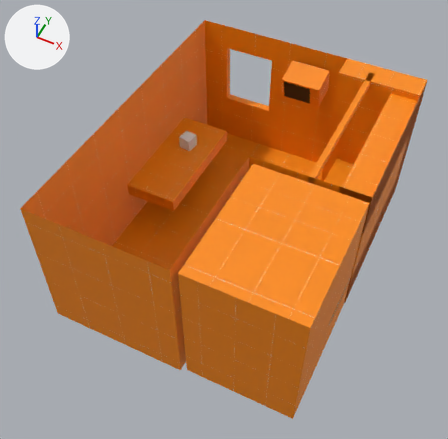
An edit to the Blender file assets/scenes/room/model/room.blend, drawn before and after from the same camera.
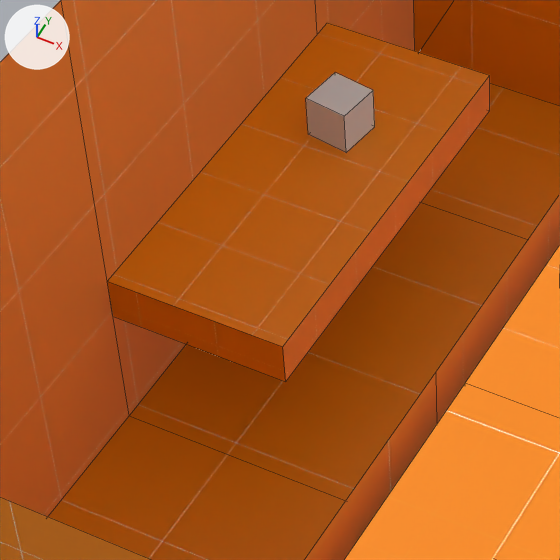
Each version is shown whole from a camera (50 mm lens) standing at (11.56, -26.67, 37.5) and looking at (-1.87, 0.19, 3.91), then close up on the part from 22% to 55% of the width and 25% to 59% of the height. Every picture has the same lights, and +X, +Y and +Z are marked at upper left. The close-ups show mesh edges as thin lines.

The scene before the commit, as lines of its bpy script (objects in view):
```python
me_cube_006 = bpy.data.meshes.new('Cube.006')
me_cube_006.from_pydata(...)  # a box spanning x -1.0..1.0, y -1.0..1.0, z -1.0..1.0
me_plane = bpy.data.meshes.new('Plane')
me_plane.from_pydata(...)  # 31 vertices, 20 faces; spans x -10.0..8.0, y -10.0..13.6, z 0.0..11.0
me_plane.materials.append(mat_dev)  # picture img_texture_02_png
me_plane_001 = bpy.data.meshes.new('Plane.001')
me_plane_001.from_pydata(...)  # 35 vertices, 27 faces; spans x 0.0..8.0, y -10.0..0.0, z 0.0..11.0
# faces by material slot: [3, 24]
me_plane_001.materials.append(mat_checker)
me_plane_001.materials.append(mat_dev)  # picture img_texture_02_png
ob_cube = bpy.data.objects.new('Cube', me_cube_006)
ob_cube.location = (-8.0, 6.0, 4.5)
ob_cube.rotation_euler = (0.0, 0.0, 1.42)  # degrees (0, 0, 81)
ob_cube.scale = (0.5, 0.5, 0.5)
ob_room_col = bpy.data.objects.new('Room-col', me_plane_001)
ob_room_col.location = (0.0, 0.0, 0.0)
ob_room_col_001 = bpy.data.objects.new('Room-col.001', me_plane)
ob_room_col_001.location = (0.0, 0.0, 0.0)
# also in view: 'Desk-col' at (-8.0, 4.5, 3.5)
```
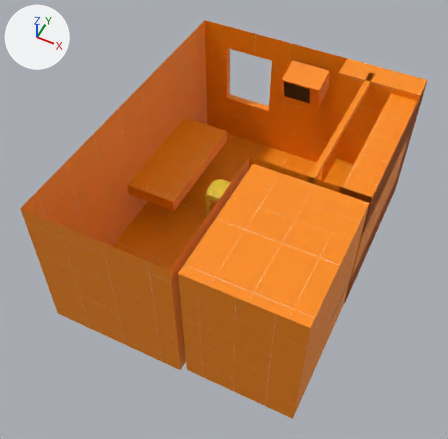
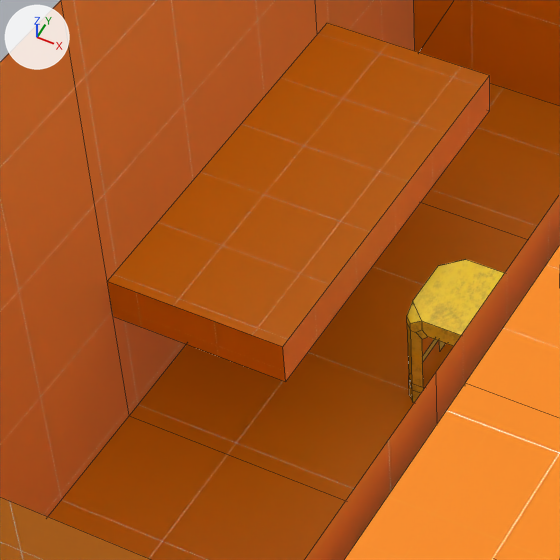
What differs and where, as boxes [x1, y1, x2, y2] in the close-ups (560 x 560 px):
'Plane.001', added (yellow)
    after: [407, 259, 504, 403]
'Cube', deleted
    before: [306, 73, 375, 153]

The change, as a list of edits to the scene's bpy script:
```text
Add img_plastic_yellow_png:
    img_plastic_yellow_png = load_image('plastic_yellow.png', '../../stool/plastic_yellow.png', 444, 342, 'sRGB')
Add mat_material_001:
    mat_material_001 = principled_material('Material.001')
    mat_material_001.texture = img_plastic_yellow_png
Add me_plane_007:
    me_plane_007.from_pydata(...)  # 104 vertices, 69 faces; spans x -1.0..1.0, y -1.0..1.0, z -2.6..0.0
    me_plane_007.materials.append(mat_material_001)  # picture img_plastic_yellow_png
Remove ob_cube:
    ob_cube = bpy.data.objects.new('Cube', me_cube_006)
    ob_cube.location = (-8.0, 6.0, 4.5)
    ob_cube.rotation_euler = (0.0, 0.0, 1.42)  # degrees (0, 0, 81)
    ob_cube.scale = (0.5, 0.5, 0.5)
Add ob_plane_001:
    ob_plane_001 = bpy.data.objects.new('Plane.001', me_plane_007)
    ob_plane_001.location = (-4.0, 4.0, 2.6)
```
